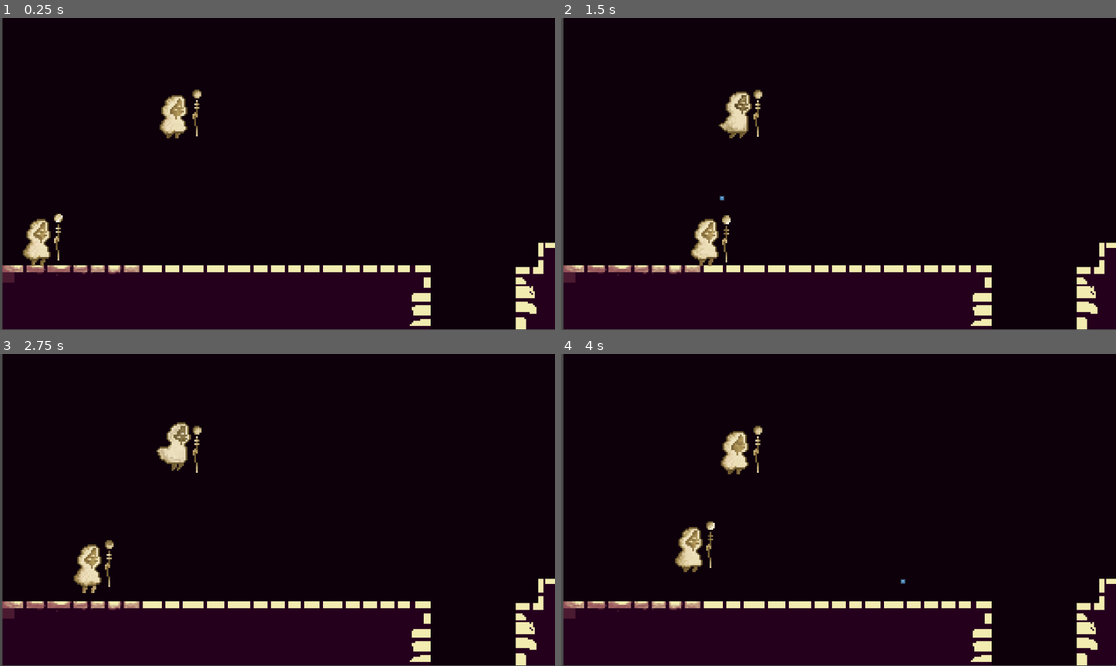
Above: before the commit, frames 1-4 (two rows, left to right).
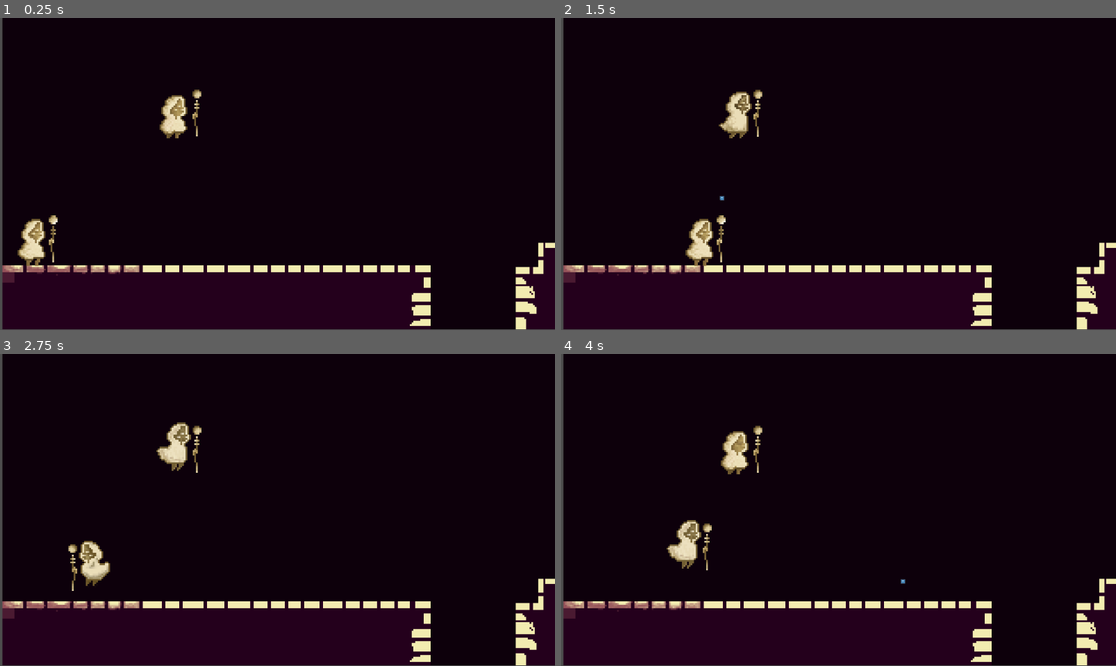
Above: after the commit, the same moments.

Repository: Gerchis/GoGodot4
Game: Godot game, scene res://test_world.tscn
Same seed, same stepped clock (60 frames per second), same inputs: the game is played once before the commit and once after it. The engine's default icon, where the game draws it, is replaced by a stand-in: a white triangle on a blue panel in a dark square.
Inputs (mouse positions are in pixels of both pictures, inside the frame that each line leads up to):
- Up to frame 1 (0.25 s): no input
- Up to frame 2 (1.5 s): move the mouse to (960, 158) at 0.52 s; hold D (right) from 0.53 s (still down); tap Space (jump) at 0.6, 0.77, 1.07 s; move the mouse to (727, 189) at 1.27 s; click (727, 189) at 1.35 s
- Up to frame 3 (2.75 s): tap Space (jump) at 1.52, 1.55, 1.82, 2.1 s; move the mouse to (333, 441) at 2.02 s; release D (right) at 2.03 s; hold A (left) from 2.03 s (still down)
- Up to frame 4 (4 s): move the mouse to (810, 572) at 2.77 s; release A (left) at 2.78 s; hold D (right) from 2.78 s (still down); click (810, 572) at 2.85 s; tap Space (jump) at 3.02, 3.05, 3.32, 3.6, 3.77 s; move the mouse to (1005, 556) at 3.52 s

The runs differ from the first frame. In frame 1, 0.8% of the frame differs, in the area x 3-12%, y 62-80%; in frame 2, 0.7%; in frame 3, 0.7%; in frame 4, 0.8%, in the area x 19-28%, y 53-70%.

Commit message:
character_anim

Diff:
--- a/character/character_controller.gd
+++ b/character/character_controller.gd
@@ -27,7 +27,8 @@
 @onready var shoot_point_right := $ShootPointRight
 @onready var shoot_point_left := $ShootPointLeft
 @onready var fire_rate := $FireRate
-@onready var sprite := $Sprite2D
+@onready var sprite := $CharacterSprite
+@onready var animation_controller := $CharacterSprite/AnimationTree
 
 func _ready():
 	jump_buffer_timer.timeout.connect(discard_jump_input)
@@ -36,6 +37,8 @@
 
 func _process(delta):
 	movement_direction = 0.0
+
+	handle_animations()
 
 	if enable_movement:
 		get_movement_input()
@@ -137,3 +140,7 @@
 
 func unfreeze():
 	enable_movement = true
+
+func handle_animations():
+	animation_controller.set("parameters/conditions/jump",is_jumping)
+	animation_controller.set("parameters/conditions/idle",!is_jumping)
--- a/character/player.tscn
+++ b/character/player.tscn
@@ -1,71 +1,292 @@
-[gd_scene load_steps=13 format=3 uid="uid://b0pui3n7koy48"]
+[gd_scene load_steps=35 format=3 uid="uid://b0pui3n7koy48"]
 
 [ext_resource type="Script" path="res://character/character_controller.gd" id="1_s4iwl"]
-[ext_resource type="Texture2D" uid="uid://cc5wkuafw73ki" path="res://192x192.png" id="2_8jyh8"]
 [ext_resource type="PackedScene" uid="uid://1wjodpbj0f4n" path="res://character/projectile.tscn" id="2_a3a2t"]
 [ext_resource type="Texture2D" uid="uid://cihjxv7j5vrin" path="res://Animation_Spritesheet_Idle_001.png" id="4_pglxf"]
+[ext_resource type="Texture2D" uid="uid://bjk175x38tf6x" path="res://Animation_Spritesheet_JumpTest_001.png" id="4_vi7a8"]
+
+[sub_resource type="AtlasTexture" id="AtlasTexture_oogq5"]
+atlas = ExtResource("4_pglxf")
+region = Rect2(960, 0, 192, 192)
+
+[sub_resource type="AtlasTexture" id="AtlasTexture_n2ofq"]
+atlas = ExtResource("4_pglxf")
+region = Rect2(768, 0, 192, 192)
+
+[sub_resource type="AtlasTexture" id="AtlasTexture_6q4xp"]
+atlas = ExtResource("4_pglxf")
+region = Rect2(576, 0, 192, 192)
+
+[sub_resource type="AtlasTexture" id="AtlasTexture_fdtfk"]
+atlas = ExtResource("4_pglxf")
+region = Rect2(384, 0, 192, 192)
+
+[sub_resource type="AtlasTexture" id="AtlasTexture_mejsr"]
+atlas = ExtResource("4_pglxf")
+region = Rect2(192, 0, 192, 192)
+
+[sub_resource type="AtlasTexture" id="AtlasTexture_cti80"]
+atlas = ExtResource("4_pglxf")
+region = Rect2(0, 0, 192, 192)
+
+[sub_resource type="AtlasTexture" id="AtlasTexture_qpbm4"]
+atlas = ExtResource("4_vi7a8")
+region = Rect2(0, 0, 192, 192)
+
+[sub_resource type="AtlasTexture" id="AtlasTexture_5lisp"]
+atlas = ExtResource("4_vi7a8")
+region = Rect2(192, 0, 192, 192)
+
+[sub_resource type="AtlasTexture" id="AtlasTexture_4ba27"]
+atlas = ExtResource("4_vi7a8")
+region = Rect2(384, 0, 192, 192)
+
+[sub_resource type="AtlasTexture" id="AtlasTexture_vguse"]
+atlas = ExtResource("4_vi7a8")
+region = Rect2(576, 0, 192, 192)
+
+[sub_resource type="AtlasTexture" id="AtlasTexture_l5loi"]
+atlas = ExtResource("4_vi7a8")
+region = Rect2(768, 0, 192, 192)
+
+[sub_resource type="AtlasTexture" id="AtlasTexture_wm22p"]
+atlas = ExtResource("4_vi7a8")
+region = Rect2(960, 0, 192, 192)
+
+[sub_resource type="AtlasTexture" id="AtlasTexture_aiv5v"]
+atlas = ExtResource("4_vi7a8")
+region = Rect2(1152, 0, 192, 192)
+
+[sub_resource type="AtlasTexture" id="AtlasTexture_lps4s"]
+atlas = ExtResource("4_vi7a8")
+region = Rect2(1344, 0, 192, 192)
+
+[sub_resource type="AtlasTexture" id="AtlasTexture_c51wc"]
+atlas = ExtResource("4_vi7a8")
+region = Rect2(1536, 0, 192, 192)
+
+[sub_resource type="AtlasTexture" id="AtlasTexture_han20"]
+atlas = ExtResource("4_vi7a8")
+region = Rect2(1728, 0, 192, 192)
+
+[sub_resource type="AtlasTexture" id="AtlasTexture_16nax"]
+atlas = ExtResource("4_vi7a8")
+region = Rect2(1920, 0, 192, 192)
+
+[sub_resource type="SpriteFrames" id="SpriteFrames_6pqm8"]
+animations = [{
+"frames": [{
+"duration": 1.0,
+"texture": SubResource("AtlasTexture_oogq5")
+}, {
+"duration": 1.0,
+"texture": SubResource("AtlasTexture_n2ofq")
+}, {
+"duration": 1.0,
+"texture": SubResource("AtlasTexture_6q4xp")
+}, {
+"duration": 1.0,
+"texture": SubResource("AtlasTexture_fdtfk")
+}, {
+"duration": 1.0,
+"texture": SubResource("AtlasTexture_mejsr")
+}, {
+"duration": 1.0,
+"texture": SubResource("AtlasTexture_cti80")
+}],
+"loop": true,
+"name": &"Idle",
+"speed": 8.0
+}, {
+"frames": [{
+"duration": 1.0,
+"texture": SubResource("AtlasTexture_qpbm4")
+}, {
+"duration": 1.0,
+"texture": SubResource("AtlasTexture_5lisp")
+}, {
+"duration": 1.0,
+"texture": SubResource("AtlasTexture_4ba27")
+}, {
+"duration": 1.0,
+"texture": SubResource("AtlasTexture_vguse")
+}, {
+"duration": 1.0,
+"texture": SubResource("AtlasTexture_l5loi")
+}, {
+"duration": 1.0,
+"texture": SubResource("AtlasTexture_wm22p")
+}, {
+"duration": 1.0,
+"texture": SubResource("AtlasTexture_aiv5v")
+}, {
+"duration": 1.0,
+"texture": SubResource("AtlasTexture_lps4s")
+}, {
+"duration": 1.0,
+"texture": SubResource("AtlasTexture_c51wc")
+}, {
+"duration": 1.0,
+"texture": SubResource("AtlasTexture_han20")
+}, {
+"duration": 1.0,
+"texture": SubResource("AtlasTexture_16nax")
+}],
+"loop": true,
+"name": &"Jump",
+"speed": 15.0
+}, {
+"frames": [],
+"loop": true,
+"name": &"default",
+"speed": 5.0
+}]
+
+[sub_resource type="Animation" id="Animation_y0oj0"]
+resource_name = "Idle"
+length = 0.6
+loop_mode = 1
+step = 0.05
+tracks/0/type = "value"
+tracks/0/imported = false
+tracks/0/enabled = true
+tracks/0/path = NodePath(".:animation")
+tracks/0/interp = 1
+tracks/0/loop_wrap = true
+tracks/0/keys = {
+"times": PackedFloat32Array(0),
+"transitions": PackedFloat32Array(1),
+"update": 1,
+"values": [&"Idle"]
+}
+tracks/1/type = "value"
+tracks/1/imported = false
+tracks/1/enabled = true
+tracks/1/path = NodePath(".:frame")
+tracks/1/interp = 1
+tracks/1/loop_wrap = true
+tracks/1/keys = {
+"times": PackedFloat32Array(0, 0.15, 0.3, 0.45, 0.6),
+"transitions": PackedFloat32Array(1, 1, 1, 1, 1),
+"update": 1,
+"values": [0, 1, 2, 3, 4]
+}
+
+[sub_resource type="Animation" id="Animation_kqqo5"]
+length = 0.001
+tracks/0/type = "value"
+tracks/0/imported = false
+tracks/0/enabled = true
+tracks/0/path = NodePath(".:animation")
+tracks/0/interp = 1
+tracks/0/loop_wrap = true
+tracks/0/keys = {
+"times": PackedFloat32Array(0),
+"transitions": PackedFloat32Array(1),
+"update": 1,
+"values": [&"Idle"]
+}
+tracks/1/type = "value"
+tracks/1/imported = false
+tracks/1/enabled = true
+tracks/1/path = NodePath(".:frame")
+tracks/1/interp = 1
+tracks/1/loop_wrap = true
+tracks/1/keys = {
+"times": PackedFloat32Array(0),
+"transitions": PackedFloat32Array(1),
+"update": 1,
+"values": [0]
+}
+
+[sub_resource type="Animation" id="Animation_te8nt"]
+resource_name = "Jump"
+length = 1.1
+loop_mode = 1
+tracks/0/type = "value"
+tracks/0/imported = false
+tracks/0/enabled = true
+tracks/0/path = NodePath(".:animation")
+tracks/0/interp = 1
+tracks/0/loop_wrap = true
+tracks/0/keys = {
+"times": PackedFloat32Array(0),
+"transitions": PackedFloat32Array(1),
+"update": 1,
+"values": [&"Jump"]
+}
+tracks/1/type = "value"
+tracks/1/imported = false
+tracks/1/enabled = true
+tracks/1/path = NodePath(".:frame")
+tracks/1/interp = 1
+tracks/1/loop_wrap = true
+tracks/1/keys = {
+"times": PackedFloat32Array(0, 0.1, 0.2, 0.3, 0.4, 0.5, 0.6, 0.7, 0.8, 0.9, 1),
+"transitions": PackedFloat32Array(1, 1, 1, 1, 1, 1, 1, 1, 1, 1, 1),
+"update": 1,
+"values": [0, 1, 2, 3, 4, 5, 6, 7, 8, 9, 10]
+}
+
+[sub_resource type="AnimationLibrary" id="AnimationLibrary_s1hym"]
+_data = {
+"Idle": SubResource("Animation_y0oj0"),
+"Jump": SubResource("Animation_te8nt"),
+"RESET": SubResource("Animation_kqqo5")
+}
+
+[sub_resource type="AnimationNodeAnimation" id="AnimationNodeAnimation_d8y21"]
+animation = &"Idle"
+
+[sub_resource type="AnimationNodeAnimation" id="AnimationNodeAnimation_g8ntg"]
+animation = &"Jump"
+
+[sub_resource type="AnimationNodeStateMachineTransition" id="AnimationNodeStateMachineTransition_2d6dg"]
+advance_mode = 2
+
+[sub_resource type="AnimationNodeStateMachineTransition" id="AnimationNodeStateMachineTransition_cbeoe"]
+advance_mode = 2
+advance_condition = &"jump"
+
+[sub_resource type="AnimationNodeStateMachineTransition" id="AnimationNodeStateMachineTransition_frsrl"]
+advance_mode = 2
+advance_condition = &"idle"
+
+[sub_resource type="AnimationNodeStateMachine" id="AnimationNodeStateMachine_rwpqw"]
+states/Idle/node = SubResource("AnimationNodeAnimation_d8y21")
+states/Idle/position = Vector2(314, 84)
+states/Jump/node = SubResource("AnimationNodeAnimation_g8ntg")
+states/Jump/position = Vector2(482, 84)
+states/Start/position = Vector2(187, 84)
+transitions = ["Start", "Idle", SubResource("AnimationNodeStateMachineTransition_2d6dg"), "Idle", "Jump", SubResource("AnimationNodeStateMachineTransition_cbeoe"), "Jump", "Idle", SubResource("AnimationNodeStateMachineTransition_frsrl")]
+graph_offset = Vector2(2.31266e-05, 0)
+
+[sub_resource type="AnimationNodeStateMachinePlayback" id="AnimationNodeStateMachinePlayback_otyje"]
 
 [sub_resource type="CapsuleShape2D" id="CapsuleShape2D_1yfuu"]
 radius = 46.0
 height = 160.0
 
-[sub_resource type="AtlasTexture" id="AtlasTexture_axan3"]
-atlas = ExtResource("4_pglxf")
-region = Rect2(0, 0, 192, 192)
-
-[sub_resource type="AtlasTexture" id="AtlasTexture_aumrb"]
-atlas = ExtResource("4_pglxf")
-region = Rect2(192, 0, 192, 192)
-
-[sub_resource type="AtlasTexture" id="AtlasTexture_xjvgi"]
-atlas = ExtResource("4_pglxf")
-region = Rect2(384, 0, 192, 192)
-
-[sub_resource type="AtlasTexture" id="AtlasTexture_62i6h"]
-atlas = ExtResource("4_pglxf")
-region = Rect2(576, 0, 192, 192)
-
-[sub_resource type="AtlasTexture" id="AtlasTexture_46wqk"]
-atlas = ExtResource("4_pglxf")
-region = Rect2(768, 0, 192, 192)
-
-[sub_resource type="AtlasTexture" id="AtlasTexture_shlbm"]
-atlas = ExtResource("4_pglxf")
-region = Rect2(960, 0, 192, 192)
-
-[sub_resource type="SpriteFrames" id="SpriteFrames_af0r8"]
-animations = [{
-"frames": [{
-"duration": 1.0,
-"texture": SubResource("AtlasTexture_axan3")
-}, {
-"duration": 1.0,
-"texture": SubResource("AtlasTexture_aumrb")
-}, {
-"duration": 1.0,
-"texture": SubResource("AtlasTexture_xjvgi")
-}, {
-"duration": 1.0,
-"texture": SubResource("AtlasTexture_62i6h")
-}, {
-"duration": 1.0,
-"texture": SubResource("AtlasTexture_46wqk")
-}, {
-"duration": 1.1,
-"texture": SubResource("AtlasTexture_shlbm")
-}],
-"loop": true,
-"name": &"default",
-"speed": 3.0
-}]
-
 [node name="player" type="CharacterBody2D"]
 script = ExtResource("1_s4iwl")
 projectile_scene = ExtResource("2_a3a2t")
 
-[node name="Sprite2D" type="Sprite2D" parent="."]
-visible = false
-texture = ExtResource("2_8jyh8")
+[node name="CharacterSprite" type="AnimatedSprite2D" parent="."]
+sprite_frames = SubResource("SpriteFrames_6pqm8")
+animation = &"Idle"
+
+[node name="AnimationPlayer" type="AnimationPlayer" parent="CharacterSprite"]
+libraries = {
+"": SubResource("AnimationLibrary_s1hym")
+}
+
+[node name="AnimationTree" type="AnimationTree" parent="CharacterSprite"]
+tree_root = SubResource("AnimationNodeStateMachine_rwpqw")
+anim_player = NodePath("../AnimationPlayer")
+active = true
+parameters/playback = SubResource("AnimationNodeStateMachinePlayback_otyje")
+parameters/conditions/idle = false
+parameters/conditions/jump = false
 
 [node name="CollisionShape2D" type="CollisionShape2D" parent="."]
 position = Vector2(-1, 15)
@@ -88,8 +309,3 @@
 
 [node name="ShootPointLeft" type="Marker2D" parent="."]
 position = Vector2(-46, -61)
-
-[node name="AnimatedSprite2D" type="AnimatedSprite2D" parent="."]
-position = Vector2(18, 0)
-sprite_frames = SubResource("SpriteFrames_af0r8")
-autoplay = "default"
